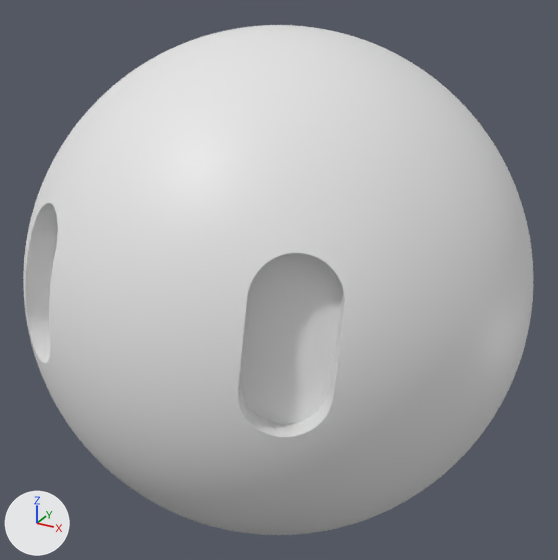
Renders of the glTF model public/model/default.glb from each side of a commit.
Rendered twice from a 50 mm lens placed at (1.414, -2.574, 1.284), pointed at (0.002, -0.006, 0.0). The lights are fixed; the arrows at lower left show +X, +Y and +Z. Vertices at the same position are counted once.
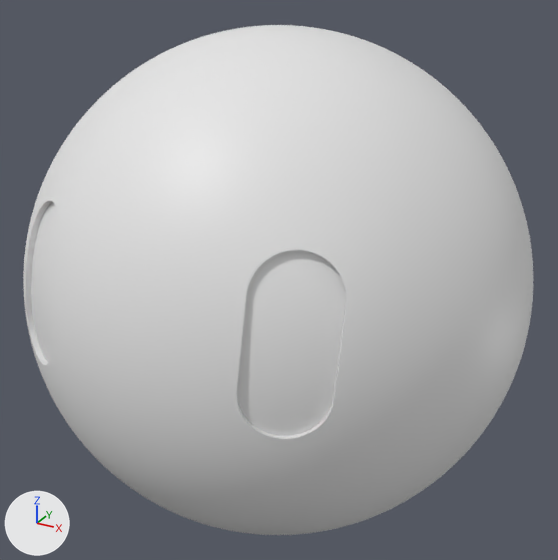
The newer file is also rescaled (x0.974), turned or shifted as a whole; pictures and numbers use the older file's frame.

Location of each change, [x1, y1, x2, y2] in pixels of the pictures (558 x 560 px):
part 1 of me_cube_001, built on: [233, 245, 350, 444] in both
part 2 of me_cube_001, built on: before [25, 197, 61, 369]; after [25, 198, 60, 369]

What the commit changed:
me_cube_001 is used by ob_default; location (0.0, 0.0, 0.0).
me_cube_001 had 25254 vertices, 50504 faces and spanned x -1.0..1.0, y -1.01..0.99, z -1.0..1.0.
me_cube_001 now has 25989 vertices, 51974 faces and spans x -1.0..1.0, y -1.01..0.99, z -1.0..1.0.
me_cube_001 part 1: 25 vertices moved from x 0.32..0.56, y -0.92..-0.63, z -0.09..0.47 to x 0.41..0.61, y -0.92..-0.69, z -0.09..0.47; 156 vertices removed from x 0.32..0.62, y -0.93..-0.63, z -0.09..0.47; 530 vertices added at x 0.36..0.62, y -0.93..-0.69, z -0.09..0.48.
me_cube_001 part 2: 20 vertices moved from x -0.58..-0.3, y -0.94..-0.65, z -0.08..0.45 to x -0.58..-0.34, y -0.94..-0.7, z -0.08..0.45; 166 vertices removed from x -0.6..-0.3, y -0.94..-0.65, z -0.09..0.47; 527 vertices added at x -0.6..-0.34, y -0.94..-0.7, z -0.08..0.48.
